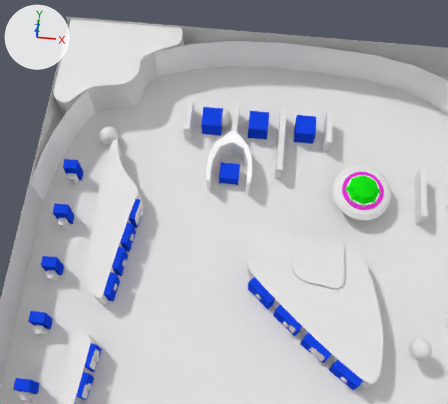
Renders of the Blender file output.blend from each side of a commit.
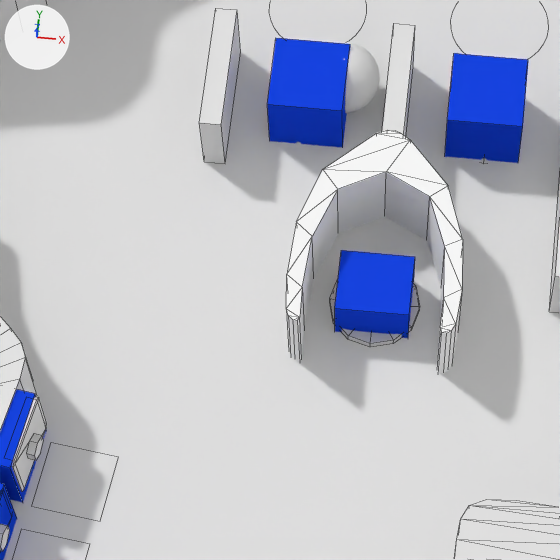
Old and new are each drawn from a 50 mm camera at (5.68, -1.05, 8.02) aimed at (5.34, 2.35, -0.09) and again close up on the part from 29% to 62% of the width and 24% to 60% of the height. The axes (+X, +Y, +Z) are drawn at upper left. The lights are the same throughout. The close-ups show mesh edges as thin lines.

Before the edit, the objects in view are built like this:
```python
me_cube_033 = bpy.data.meshes.new('Cube.033')
me_cube_033.from_pydata(...)  # 50 vertices, 41 faces; spans x -0.82..0.82, y -1.97..1.34, z -0.06..2.02
me_cube_045 = bpy.data.meshes.new('Cube.045')
me_cube_045.from_pydata(...)  # a box spanning x -1.0..1.0, y -1.0..1.0, z -1.0..1.0
me_cube_045.materials.append(mat_ghosts_019)  # blue #1846e7
me_cylinder_011 = bpy.data.meshes.new('Cylinder.011')
me_cylinder_011.from_pydata(...)  # 32 vertices, 1 face; spans x -1.0..1.0, y -1.0..1.0, z 0.01
me_cylinder_011.materials.append(mat_circle_insert_100)  # its picture is missing
ob_leaf_switch_010 = bpy.data.objects.new('leaf switch 010', me_cube_033)
ob_leaf_switch_010.location = (4.21, 1.949, 0.002)
ob_leaf_switch_010.rotation_euler = (0.0, 0.0, 1.393)  # degrees (0, 0, 80)
ob_leaf_switch_010.scale = (0.167, 0.0254, 0.167)
ob_light_016 = bpy.data.objects.new('LIGHT_016', me_cylinder_011)
ob_light_016.location = (5.033, 3.957, 0.0)
ob_light_016.scale = (0.191, 0.191, 0.26)
ob_switch_006 = bpy.data.objects.new('SWITCH_006', me_cube_045)
ob_switch_006.location = (5.378, 2.699, 0.085)
ob_switch_006.scale = (0.136, 0.118, 0.119)
# also in view: 'PV_top2' at (5.39, 3.49, 0.15); 'BALL_0' at (5.18, 3.57, 0.15); 'PV_middle' at (6.61, 0.92, 0.15); 'LIGHT_009' at (4.32, 1.56, 0.0); 'PV_top1' at (4.71, 3.49, 0.15)
```
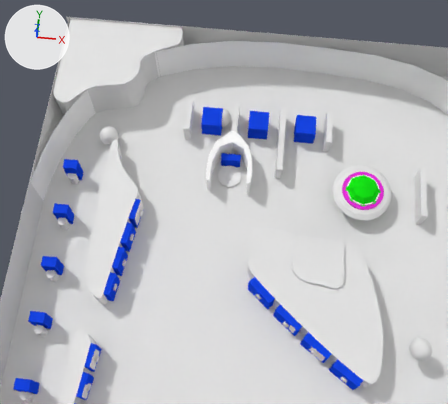
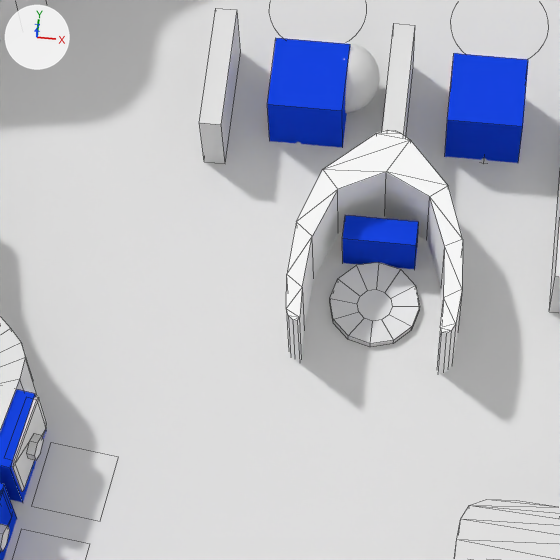
Commit message: Scoops can be reset - look at the switch state.

Pixel boxes [x1, y1, x2, y2] of what changed, in the close-ups (560 x 560 px):
'SWITCH_006', moved, rescaled (38% shorter)
    before: [335, 250, 415, 338]
    after: [342, 215, 419, 269]
'Cylinder', unchanged, uncovered by the edit
    before: [330, 280, 420, 347]
    after: [330, 262, 420, 347]

The change, as a diff of the scene's bpy script:
```diff
--- a/output.blend.py
+++ b/output.blend.py
@@ ob_switch_006 @@
 ob_switch_006 = bpy.data.objects.new('SWITCH_006', me_cube_045)
-ob_switch_006.location = (5.378, 2.699, 0.085)
-ob_switch_006.scale = (0.136, 0.118, 0.119)
+ob_switch_006.location = (5.378, 2.913, 0.085)
+ob_switch_006.scale = (0.136, 0.0485, 0.119)
```
